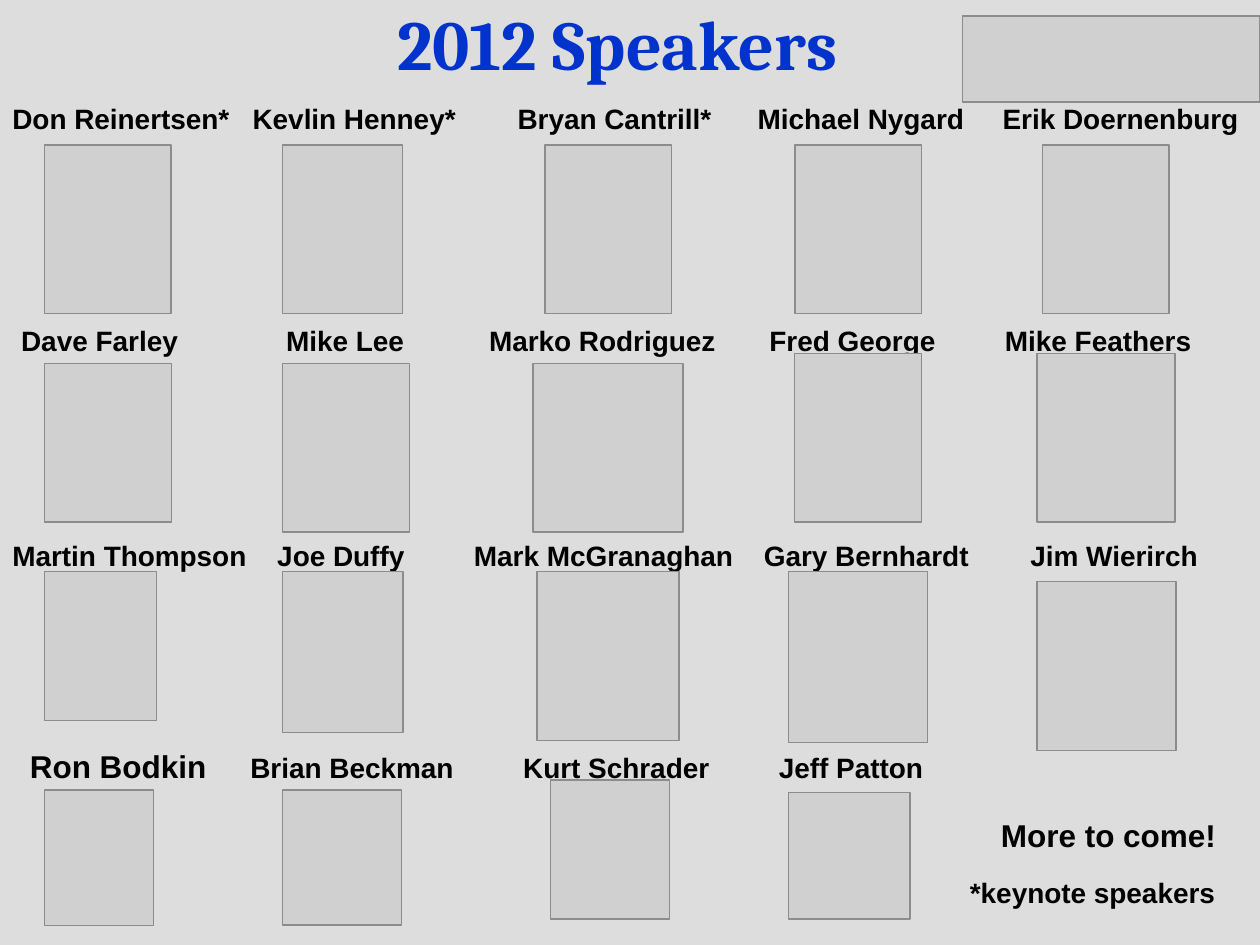
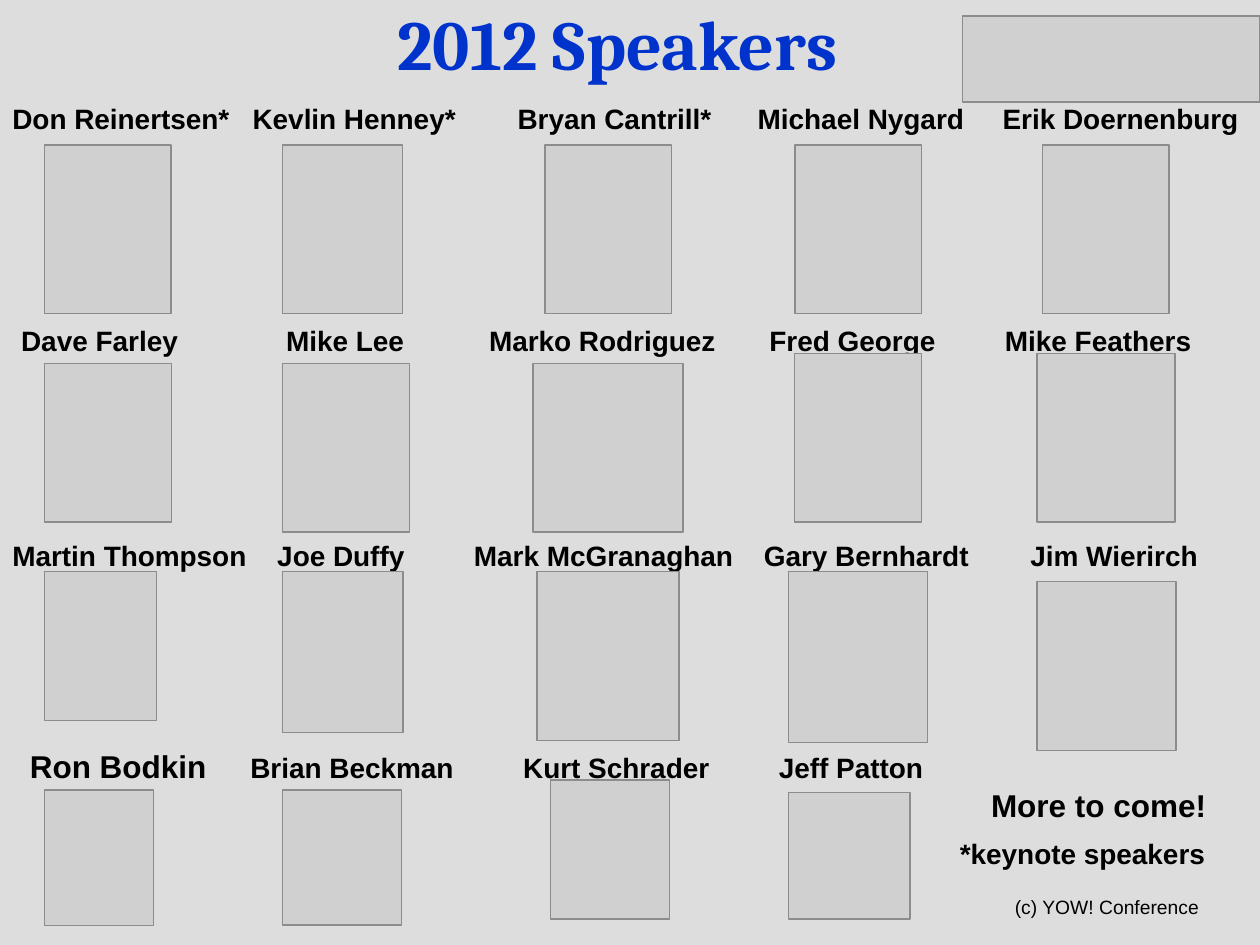
Before and after one commit to tonymorris/purefp-live, a slide deck: slide 2 of notes/YOW! 2012 Speakers.ppt. Drawn at 1260x945 pixels with LibreOffice and Linux fonts; fonts in the diff are those of the drawing; grey boxes stand for pictures. Boxes give left, top, right and bottom in pixels: in the first picture for what was removed or moved away, otherwise in the second. Text is boxed around its words. In the diff, an @@ line names an element or a change of style, - is before the commit and + after.

```diff
--- a/notes/YOW! 2012 Speakers.ppt
+++ b/notes/YOW! 2012 Speakers.ppt
@@ text "More to come!": place and size @@
-text "More to come!" at (1001,825,1216,848)
+text "More to come!" at (991,795,1206,818)
@@ text "*keynote speakers": place and size @@
-text "*keynote speakers" at (970,882,1215,908)
+text "*keynote speakers" at (960,843,1205,869)
@@ text added at (1015,900,1199,918), 11 pt, text #000000 @@
+(c) YOW! Conference
```
Also in this commit, not shown: 3 other slides changed.
